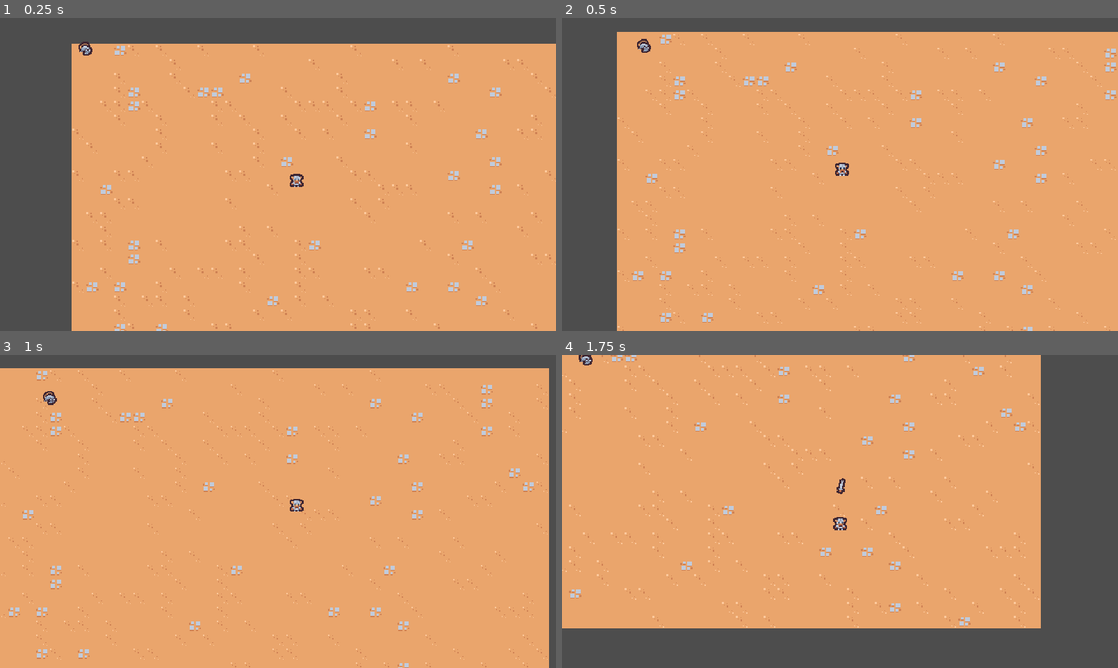
Above: before the commit, frames 1-4 (two rows, left to right).
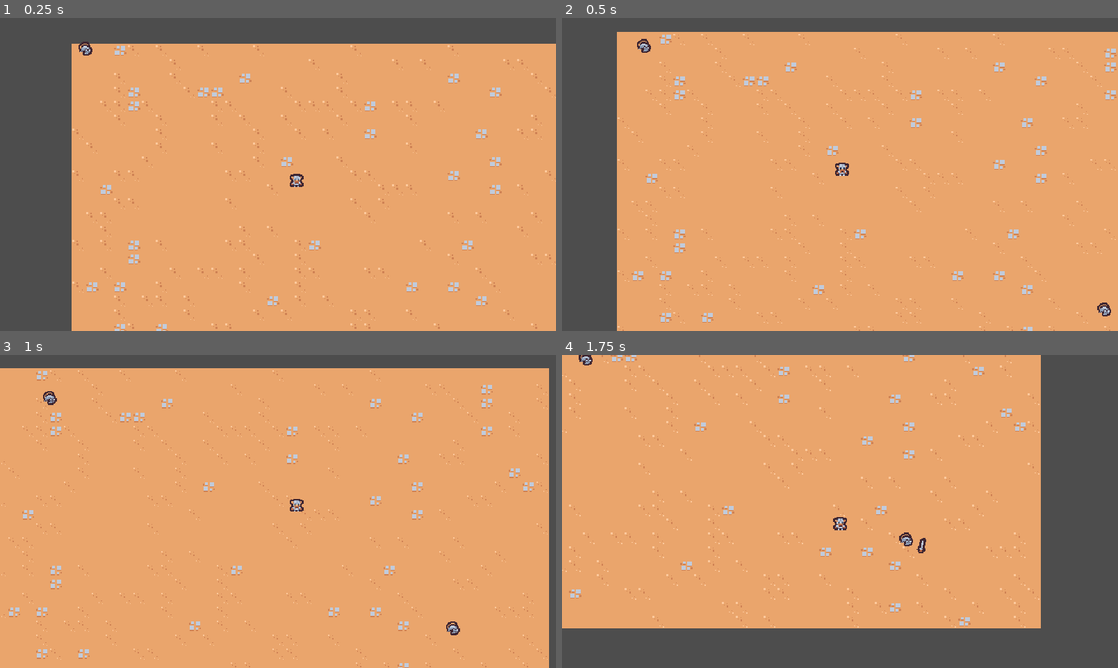
Above: after the commit, the same moments.

Repository: eddamazioribeiro/godot-survival-game
Game: Godot game, scene res://scenes/main/main.tscn
Two runs of this game, one before a commit and one after it. Both use one fixed random seed, a clock stepped at 60 frames per second and the inputs below.
Inputs:
- Up to frame 1 (0.25 s): no input
- Up to frame 2 (0.5 s): no input
- Up to frame 3 (1 s): hold D (move_right) from 0.53 s (still down)
- Up to frame 4 (1.75 s): release D (move_right) at 1.28 s; hold S (move_down) from 1.28 s (still down)

Frame 1 is identical in both runs. In frame 2, less than 0.1% of the frame differs, in the area x 96-99%, y 90-96%; in frame 3, less than 0.1%; in frame 4, 0.2%, in the area x 49-66%, y 39-64%.

Commit message:
Spawning sword ability

Diff:
--- a/scenes/ability/sword_ability_controller/sword_ability_controller.gd
+++ b/scenes/ability/sword_ability_controller/sword_ability_controller.gd
@@ -1,4 +1,6 @@
 extends Node
+
+const MAX_RANGE = 150
 
 @export var sword_ability: PackedScene
 
@@ -8,11 +10,26 @@
 
 func on_timer_timeout():
 	var player = get_tree().get_first_node_in_group("player") as Node2D
+	var enemies = get_tree().get_nodes_in_group("enemy")
 
 	if player == null:
 		return
 
+	enemies = enemies.filter(func(enemy: Node2D):
+		return enemy.global_position.distance_squared_to(player.global_position) < pow(MAX_RANGE, 2)
+	)
+
+	if enemies.size() == 0:
+		return
+
+	enemies.sort_custom(func(a: Node2D, b: Node2D):
+		var a_distance = a.global_position.distance_squared_to(player.global_position)
+		var b_distance = b.global_position.distance_squared_to(player.global_position)
+
+		return a_distance < b_distance
+	)
+
 	var sword_instance = sword_ability.instantiate() as Node2D
 
 	player.get_parent().add_child(sword_instance)
-	sword_instance.global_position = player.global_position
+	sword_instance.global_position = enemies[0].global_position
--- a/scenes/basic_enemy/basic_enemy.tscn
+++ b/scenes/basic_enemy/basic_enemy.tscn
@@ -6,7 +6,7 @@
 [sub_resource type="CircleShape2D" id="CircleShape2D_gxg7h"]
 radius = 5.0
 
-[node name="BasicEnemy" type="CharacterBody2D"]
+[node name="BasicEnemy" type="CharacterBody2D" groups=["enemy"]]
 collision_layer = 0
 script = ExtResource("1_gxg7h")
 
--- a/scenes/main/main.tscn
+++ b/scenes/main/main.tscn
@@ -21,3 +21,6 @@
 position = Vector2(259, 165)
 
 [node name="BasicEnemy" parent="." instance=ExtResource("4_l3cfh")]
+
+[node name="BasicEnemy2" parent="." instance=ExtResource("4_l3cfh")]
+position = Vector2(594, 340)
